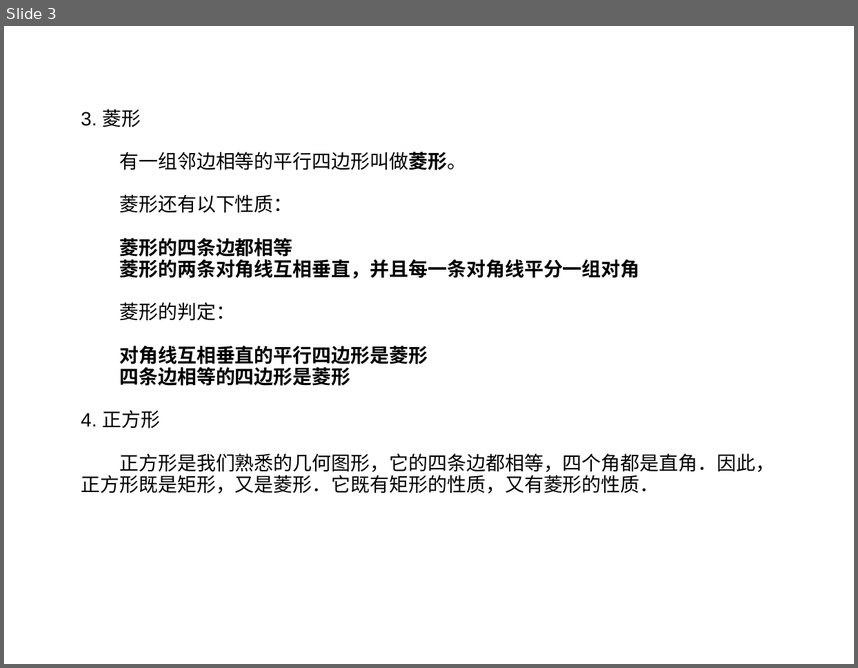
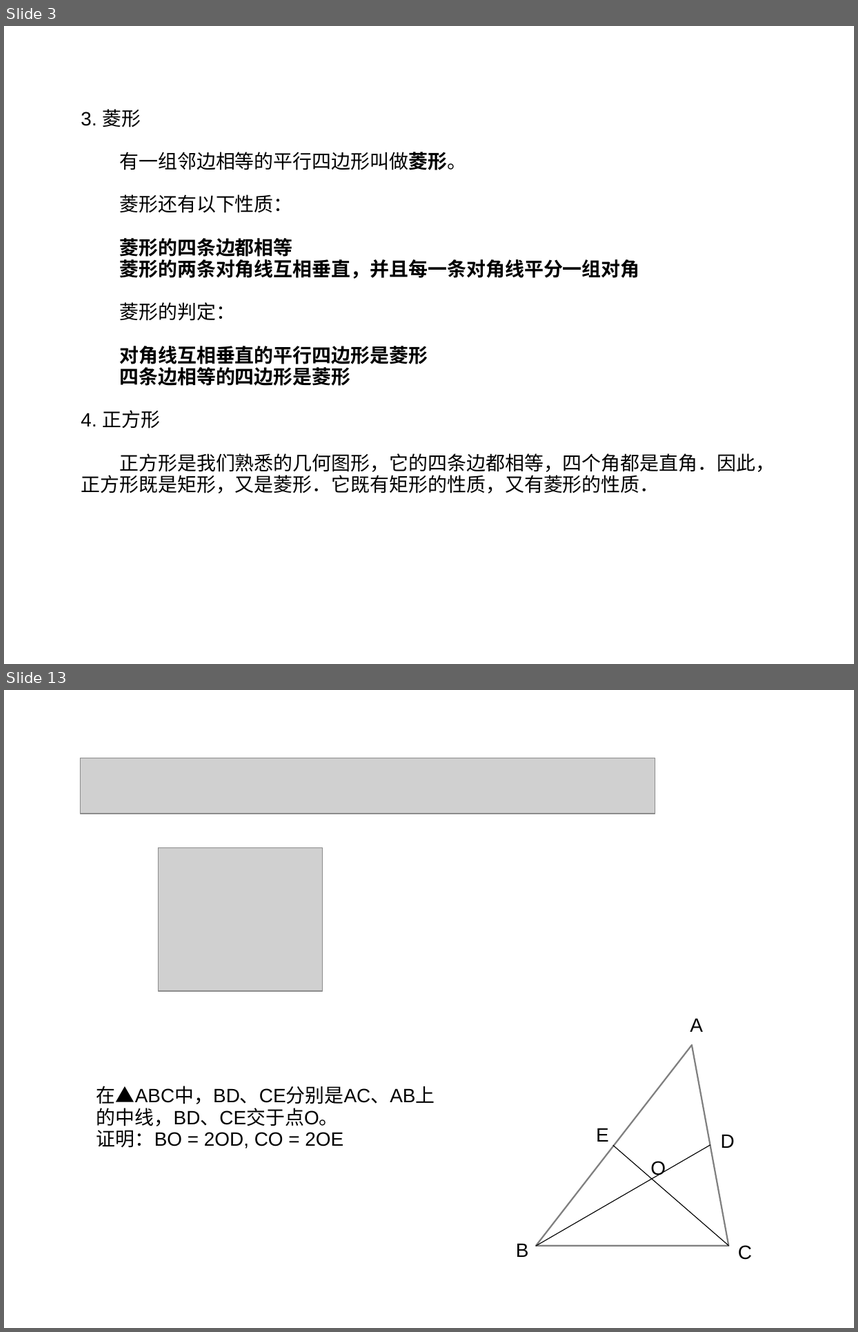
Before and after one commit to ericzhang/english-math, a slide deck: math/grade-8-下/8下数学人教版-unit-18-平行四边形.ppt. Shown one above the other, each under a label of ours: slide 3 before the commit, slides 3 and 13 after it; the slides between them are not shown. The pictures are 858x668 and 858x1332 pixels, drawn with LibreOffice and Linux fonts; fonts in the diff are those of the drawing; grey boxes stand for pictures. Boxes give left, top, right and bottom in pixels: in the first picture for what was removed or moved away, otherwise in the second. Text is boxed around its words. In the diff, an @@ line names an element or a change of style, - is before the commit and + after.

```diff
--- a/math/grade-8-下/8下数学人教版-unit-18-平行四边形.ppt
+++ b/math/grade-8-下/8下数学人教版-unit-18-平行四边形.ppt
@@ slide 13 added at <box>4,690,854,1328</box>, background #FFFFFF @@
@@ picture added at <box>81,758,655,814</box> @@
@@ picture added at <box>159,848,323,991</box> @@
@@ text added at <box>690,1018,703,1032</box>, 18 pt, text #000000 @@
+A
@@ triangle added at <box>536,1045,729,1245</box>, fill #FFFFFF, outline #808080 1.45 pt @@
@@ text added at <box>96,1085,435,1148</box>, 18 pt, text #000000 @@
+在▲ABC中，BD、CE分别是AC、AB上
+的中线，BD、CE交于点O。
+证明：BO = 2OD, CO = 2OE
@@ text added at <box>596,1127,609,1141</box>, 18 pt, text #000000 @@
+E
@@ text added at <box>721,1134,735,1147</box>, 18 pt, text #000000 @@
+D
@@ line added from (536, 1245) to (711, 1145), #000000 0.74 pt @@
@@ line added from (613, 1145) to (729, 1245), #000000 0.74 pt @@
@@ text added at <box>651,1161,666,1179</box>, 18 pt, text #000000 @@
+O
@@ text added at <box>516,1243,529,1256</box>, 18 pt, text #000000 @@
+B
@@ text added at <box>738,1245,752,1259</box>, 18 pt, text #000000 @@
+C
```
Also in this commit, not shown: 10 other slides added, 30 other files.
